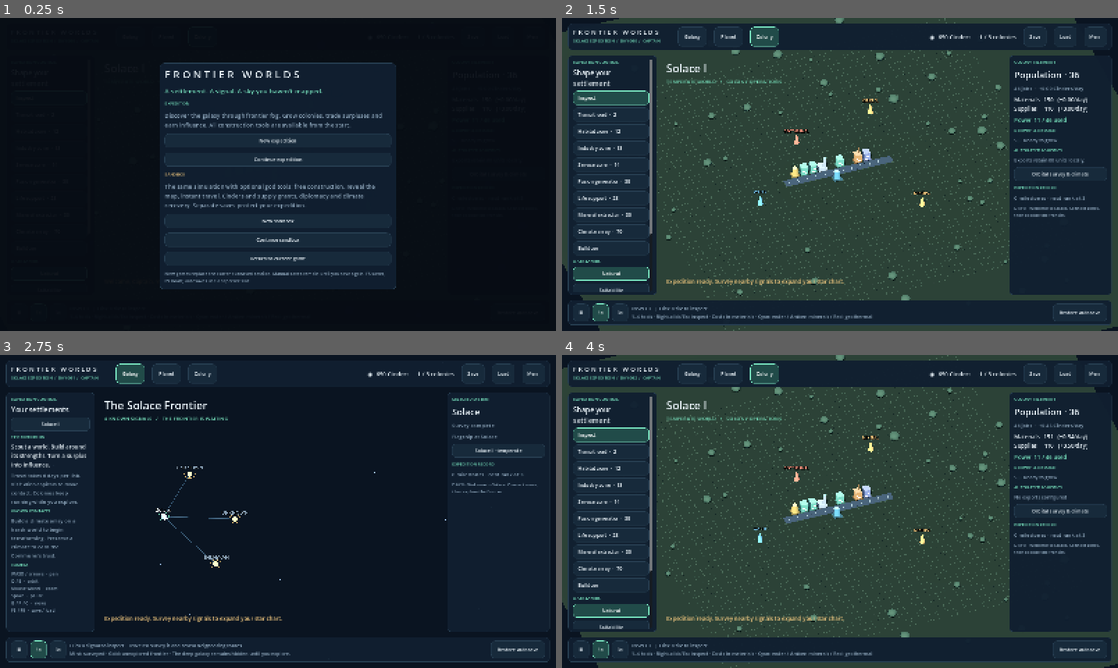
Above: before the commit, frames 1-4 (two rows, left to right).
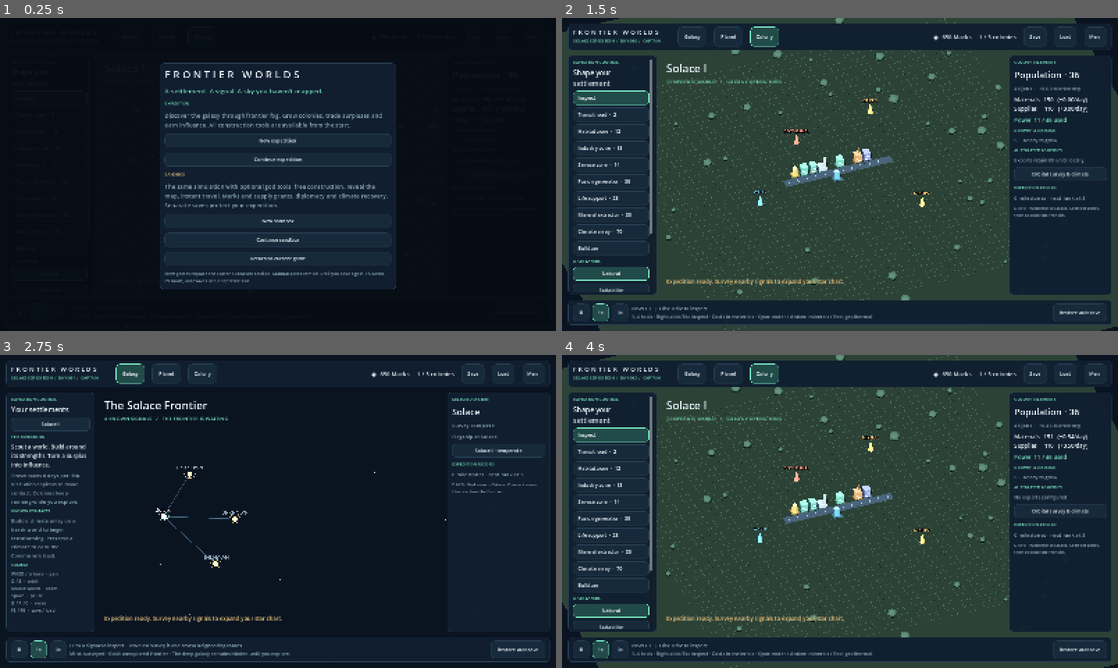
Above: after the commit, the same moments.

Repository: gcs2/colonybois
Game: Godot game, scene res://scenes/main.tscn
Two runs of this game, one before a commit and one after it. Both use one fixed random seed, a clock stepped at 60 frames per second and the inputs below.
Inputs:
- Up to frame 1 (0.25 s): no input
- Up to frame 2 (1.5 s): click "Menu" at 0.5 s; click "New expedition" at 1.25 s
- Up to frame 3 (2.75 s): click "Galaxy" at 2 s
- Up to frame 4 (4 s): click "Planet" at 2.75 s; click "Enter colony" at 3.5 s

The runs differ from the first frame. In frame 1, 0.4% of the frame differs, in the area x 29-70%, y 56-61%; in frame 2, 0.1%; in frame 3, 0.1%; in frame 4, 0.1%.

Commit message:
Document Vanguard campaign and aggregate urban gameplay vision

Diff:
--- a/data/catalog.json
+++ b/data/catalog.json
@@ -1,8 +1,8 @@
 {
   "currency": {
-    "name": "Cinders",
-    "singular": "Cinder",
-    "history": "The first Cinders were fired-clay ration rings redeemable for communal furnace heat after the supply ships stopped. The rings became money; the name remembers what a warm room once cost.",
+    "name": "Marks",
+    "singular": "Mark",
+    "history": "Early colony stores recorded claims on labor and materials as ledger marks. Municipal clearing houses later standardized those accounts; modern banking kept the name. Marks are money, while supplies and construction materials remain physical stock.",
     "scope": "Your administration's treasury and the local value of trade settlements. Other nations need not use the same currency."
   },
   "buildings": {
@@ -27,11 +27,11 @@
     {"id":"commune","name":"Thalen Commune","government":"Commune","philosophy":"Ecological","color":"7ed6ab","relation":15,"need":"supplies","bonus":"Biosphere stewardship: rewards conservation.","reason":"Leave room for the living world."}
   ],
   "discoveries":[
-    {"id":"archive","title":"The silent archive","text":"A buried observatory holds a map of ancient migration routes.","choices":["Publish the charts (+relations)","Decode privately (+Cinders)"],"reward":"archive"},
+    {"id":"archive","title":"The silent archive","text":"A buried observatory holds a map of ancient migration routes.","choices":["Publish the charts (+relations)","Decode privately (+Marks)"],"reward":"archive"},
     {"id":"garden","title":"A garden under glass","text":"A sealed ecosystem survived beneath an abandoned dome.","choices":["Preserve the garden (+ecologists)","Study its crops (+supplies)"],"reward":"garden"},
     {"id":"beacon","title":"A wandering beacon","text":"A signal buoy still charts safe approaches through the dust.","choices":["Share safe routes (+relations)","Salvage the buoy (+materials)"],"reward":"beacon"},
     {"id":"lattice","title":"The crystal lattice","text":"Mineral formations store a faint and intricate electrical charge.","choices":["Protect the formations (+ecologists)","Recover samples (+materials)"],"reward":"lattice"},
     {"id":"seed","title":"Seeds of another sun","text":"A drifting seed vault contains remarkably adaptable plants.","choices":["Donate the vault (+relations)","Cultivate the seeds (+supplies)"],"reward":"seed"},
-    {"id":"relay","title":"The last relay","text":"An intact relay once connected settlements beyond this sector.","choices":["Open the relay (+relations)","License the technology (+Cinders)"],"reward":"relay"}
+    {"id":"relay","title":"The last relay","text":"An intact relay once connected settlements beyond this sector.","choices":["Open the relay (+relations)","License the technology (+Marks)"],"reward":"relay"}
   ]
 }
--- a/scripts/main.gd
+++ b/scripts/main.gd
@@ -416,7 +416,7 @@
 	_button("New expedition",_start_mode.bind("expedition",false),content)
 	_button("Continue expedition",_start_mode.bind("expedition",true),content)
 	_text(content,"SANDBOX",12,GOLD)
-	_text(content,"The same simulation with optional god tools: free construction, reveal the map, instant travel, Cinders and supply grants, diplomacy and climate recovery. Separate saves protect your expedition.",17)
+	_text(content,"The same simulation with optional god tools: free construction, reveal the map, instant travel, Marks and supply grants, diplomacy and climate recovery. Separate saves protect your expedition.",17)
 	_button("New sandbox",_start_mode.bind("sandbox",false),content)
 	_button("Continue sandbox",_start_mode.bind("sandbox",true),content)
 	_button("Return to current game",_close_mode_menu,content)
@@ -459,7 +459,7 @@
 	_text(left_box,"EXPEDITION CONTROL",12,MINT)
 	if sim.state.get("mode","expedition") == "sandbox":
 		_text(left_box,"SANDBOX · GOD TOOLS",12,GOLD)
-		for pair: Array in [["credits","+1,000 Cinders"],["resources","+500 colony resources"],["reveal","Reveal & survey galaxy"],["free_build","Free construction"],["instant_travel","Instant travel"],["friendship","Diplomatic goodwill"],["climate","Restore selected climate"]]:
+		for pair: Array in [["credits","+1,000 Marks"],["resources","+500 colony resources"],["reveal","Reveal & survey galaxy"],["free_build","Free construction"],["instant_travel","Instant travel"],["friendship","Diplomatic goodwill"],["climate","Restore selected climate"]]:
 			var enabled: bool = sim.state.cheats.get(pair[0],false)
 			_button(pair[1]+(" · ON" if enabled else ""),_command.bind("cheat",{"ability":pair[0],"planet":planet_id}),left_box)
 	if view == "colony":
@@ -507,7 +507,7 @@
 
 func _refresh_ui() -> void:
 	tick_label.text = "%s  /  DAY %03d  /  %s" % ["SANDBOX" if sim.state.get("mode","expedition") == "sandbox" else "SOLACE EXPEDITION",sim.state.tick,["CAPTAIN","PATHFINDER","STEWARD"][int(sim.state.rank)]]
-	stats_label.text = "◉  %d Cinders     %d / 3 colonies" % [sim.state.credits,sim.state.colonies.size()]
+	stats_label.text = "◉  %d Marks     %d / 3 colonies" % [sim.state.credits,sim.state.colonies.size()]
 	stats_label.tooltip_text = sim.catalog.currency.history + "\n\n" + sim.catalog.currency.scope
 	for id: String in view_buttons: view_buttons[id].button_pressed = id == view
 	for value: int in speed_buttons: speed_buttons[value].button_pressed = value == speed
@@ -528,7 +528,7 @@
 		var colony: Dictionary = sim.state.colonies[planet_id]
 		_text(right_box,"COLONY TELEMETRY",12,MINT)
 		_text(right_box,"Population · %d" % colony.population,26,WHITE)
-		_text(right_box,"%d jobs  ·  %+.2f Cinders/day" % [colony.jobs,colony.income])
+		_text(right_box,"%d jobs  ·  %+.2f Marks/day" % [colony.jobs,colony.income])
 		_text(right_box,"Materials   %d   (%+.2f/day)\nSupplies     %d   (%+.2f/day)" % [colony.materials,colony.material_rate,colony.supplies,colony.supply_rate],16,WHITE)
 		_text(right_box,"Power  %.0f / %.0f used" % [colony.power_used,colony.power],16,GOLD if colony.power_used > colony.power else MINT)
 		_text(right_box,"GROWTH & DEMAND",12,MINT)
@@ -603,10 +603,10 @@
 					_text(right_box,"CLIMATE RECOVERY",12,MINT)
 					_text(right_box,"%d%% complete" % int(float(planet.terraform)*100),23,WHITE)
 					_text(right_box,"Warming" if planet.environment == "frozen" else "Water recovery",16,MINT)
-					_text(right_box,"120 Cinders to start. A powered array uses 0.5 materials + 0.2 supplies/day for 180 days. The Commune objects to replacing native climates (-18).")
+					_text(right_box,"120 Marks to start. A powered array uses 0.5 materials + 0.2 supplies/day for 180 days. The Commune objects to replacing native climates (-18).")
 					if planet.project: _text(right_box,planet.get("project_status","Project beginning"),14,GOLD)
 					elif planet.terraform < 1: _button("Begin climate project",_command.bind("terraform",{"planet":planet_id}),right_box)
-			elif str(planet.owner).is_empty(): _button("Establish colony · 180 Cinders",_command.bind("colonize",{"planet":planet_id}),right_box)
+			elif str(planet.owner).is_empty(): _button("Establish colony · 180 Marks",_command.bind("colonize",{"planet":planet_id}),right_box)
 	_text(right_box,"EXPEDITION RECORD",12,MINT)
 	_text(right_box,"%d milestones · next rank at %s" % [sim.state.milestones.size(),"3" if sim.state.rank == 0 else ("6" if sim.state.rank == 1 else "maximum")])
 	for milestone: String in sim.state.milestones: _text(right_box,"✓ " + milestone,14,MINT)
@@ -626,7 +626,7 @@
 	for pact: String in ["trade","non_aggression","alliance"]:
 		if (str(faction.id)+":"+pact) in sim.state.agreements: _text(right_box,"✓ " + pact.replace("_"," ").capitalize(),14,MINT)
 		else: _button("Propose " + pact.replace("_"," "),_command.bind("diplomacy",{"faction":faction.id,"pact":pact}),right_box)
-	if faction.relation < 0: _button("Reconcile · 80 Cinders",_command.bind("diplomacy",{"faction":faction.id,"pact":"reconcile"}),right_box)
+	if faction.relation < 0: _button("Reconcile · 80 Marks",_command.bind("diplomacy",{"faction":faction.id,"pact":"reconcile"}),right_box)
 
 func _update_hint() -> void:
 	if not is_instance_valid(hint_label): return
--- a/scripts/simulation.gd
+++ b/scripts/simulation.gd
@@ -351,7 +351,7 @@
 	if state.flagship.system != planet.system or not str(state.flagship.destination).is_empty(): return "Bring your flagship to this system first."
 	if not str(planet.owner).is_empty(): return "This settlement site already has an administration."
 	if state.colonies.size() >= 3: return "Prototype limit: three colonies."
-	if state.credits < 180: return "A colony expedition costs 180 Cinders."
+	if state.credits < 180: return "A colony expedition costs 180 Marks."
 	state.credits -= 180
 	_create_colony(pid)
 	for faction: Dictionary in state.factions:
@@ -367,7 +367,7 @@
 	var pact: String = str(args.get("pact",""))
 	if pact == "reconcile":
 		if int(faction.relation) >= 0: return "Relations are already open."
-		if state.credits < 80: return "Reconciliation costs 80 Cinders."
+		if state.credits < 80: return "Reconciliation costs 80 Marks."
 		state.credits -= 80
 		faction.relation = 0
 		faction.embargo = false
@@ -451,7 +451,7 @@
 	for k: String in colony.cells:
 		if colony.cells[k].type == "terraformer" and colony.connected.has(k): has_array = true
 	if not has_array: return "Build a road-connected climate array first."
-	if state.credits < 120: return "Starting the project costs 120 Cinders."
+	if state.credits < 120: return "Starting the project costs 120 Marks."
 	state.credits -= 120
 	planet.project = true
 	var faction: Dictionary = faction_by_id("commune")
@@ -527,7 +527,7 @@
 			state.planets[pid].project = false
 			refresh_colony(pid)
 		_: return "Unknown sandbox ability."
-	_log("Sandbox · " + ("Cinders granted" if ability == "credits" else ability.replace("_"," ")))
+	_log("Sandbox · " + ("Marks granted" if ability == "credits" else ability.replace("_"," ")))
 	return ""
 
 func _tick_factions() -> void:
Binary file removed: assets/concepts/latch-tutorial-city-v1.png
Not shown, changed: AGENTS.md
Not shown, changed: README.md
Not shown, changed: docs/ARCHITECTURE.md
Not shown, changed: docs/ART_DIRECTION.md
Not shown, changed: docs/CAMPAIGN_FOUNDATION.md
Not shown, changed: docs/CITY_CONCEPT.md
Not shown, added: docs/PROJECT_VISION.md
Not shown, changed: docs/ROADMAP.md
Not shown, added: docs/STORY_CURRENT.md
